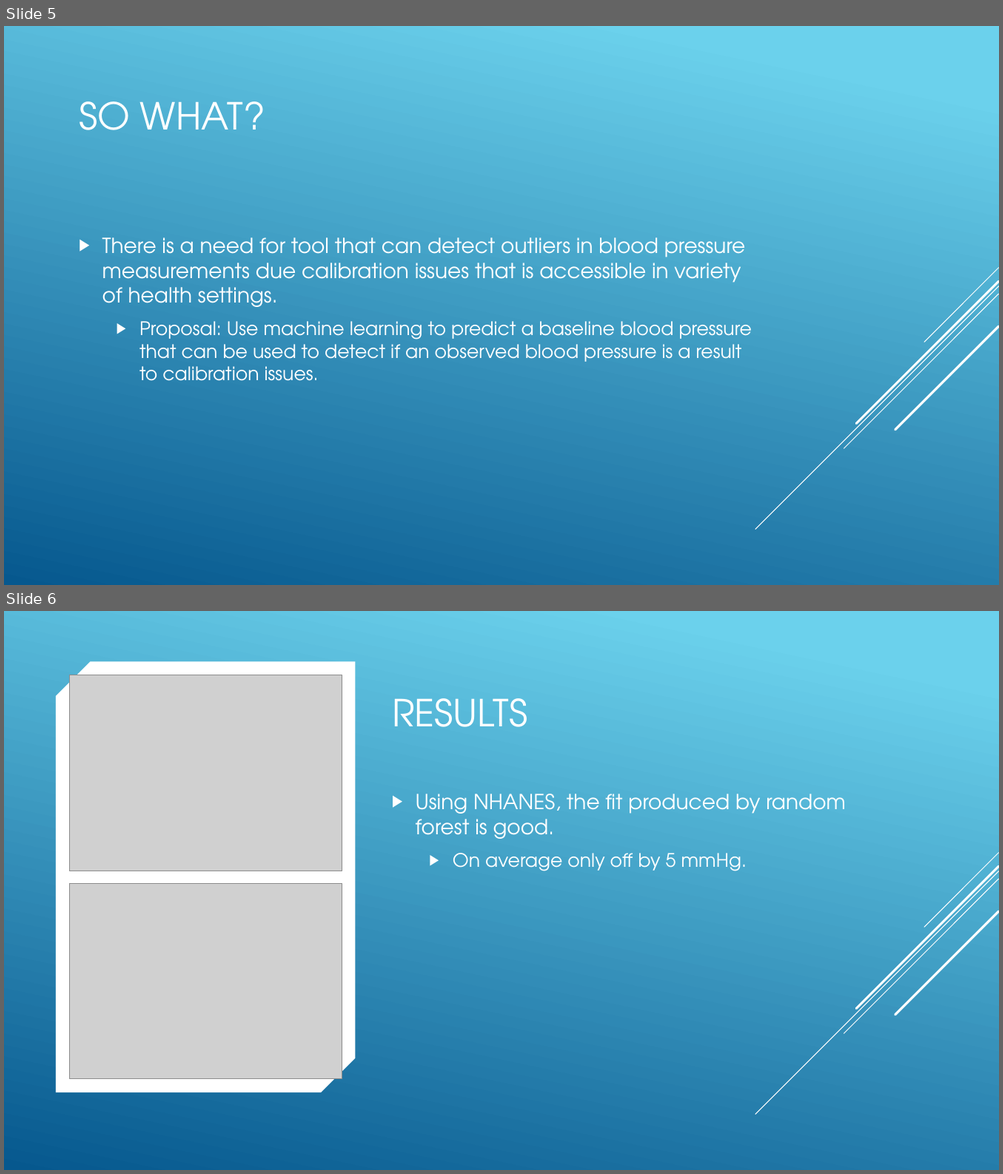
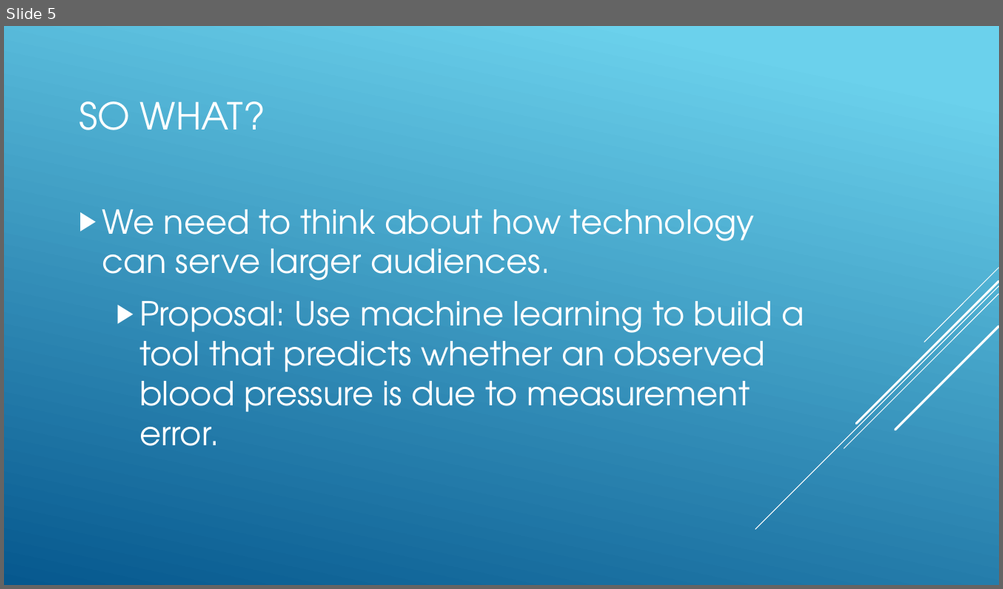
Before and after one commit to buehlere/senior-research, a slide deck: Presentation.pptx. Shown one above the other, each under a label of ours: slides 5 and 6 before the commit, slide 5 after it. The pictures are 1003x1174 and 1003x589 pixels, drawn with LibreOffice and Linux fonts; fonts in the diff are those of the drawing; grey boxes stand for pictures. Boxes give left, top, right and bottom in pixels: in the first picture for what was removed or moved away, otherwise in the second. Text is boxed around its words. In the diff, an @@ line names an element or a change of style, - is before the commit and + after.

```diff
--- a/Presentation.pptx
+++ b/Presentation.pptx
@@ slide 6 removed at <box>4,611,999,1170</box>, background gradient #6ED2EB to #06588E @@
@@ snip diag rect removed at <box>56,662,355,1093</box> @@
@@ picture removed at <box>70,675,342,871</box> @@
@@ title removed at <box>392,698,527,727</box> @@
-RESULTS
@@ text removed at <box>415,794,845,871</box> @@
-▶ Using NHANES, the fit produced by random forest is good.
-  ▶ On average only off by 5 mmHg.
@@ picture removed at <box>70,884,342,1079</box> @@
@@ group removed at <box>755,853,999,1115</box>: 5 lines @@
@@ slide 5 changed as well @@
@@ text at <box>102,210,805,446</box>: text changed; size 18 to 32 pt @@
-▶ There is a need for tool that can detect outliers in blood pressure measurements due calibration issues that is accessible in variety of health settings.
-  ▶ Proposal: Use machine learning to predict a baseline blood pressure that can be used to detect if an observed blood pressure is a result to calibration issues.
+▶ We need to think about how technology can serve larger audiences.
+  ▶ Proposal: Use machine learning to build a tool that predicts whether an observed blood pressure is due to measurement error.
```
Also in this commit, not shown: 6 other slides changed, 11 slides added, 10 other files.
